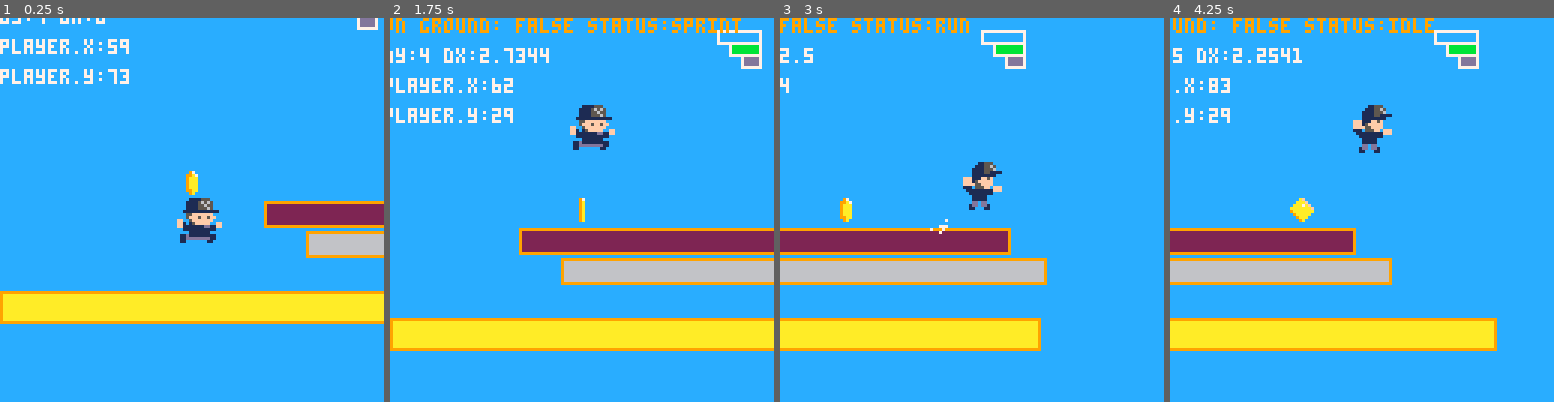
Above: before the commit, frames 1-4 (left to right).
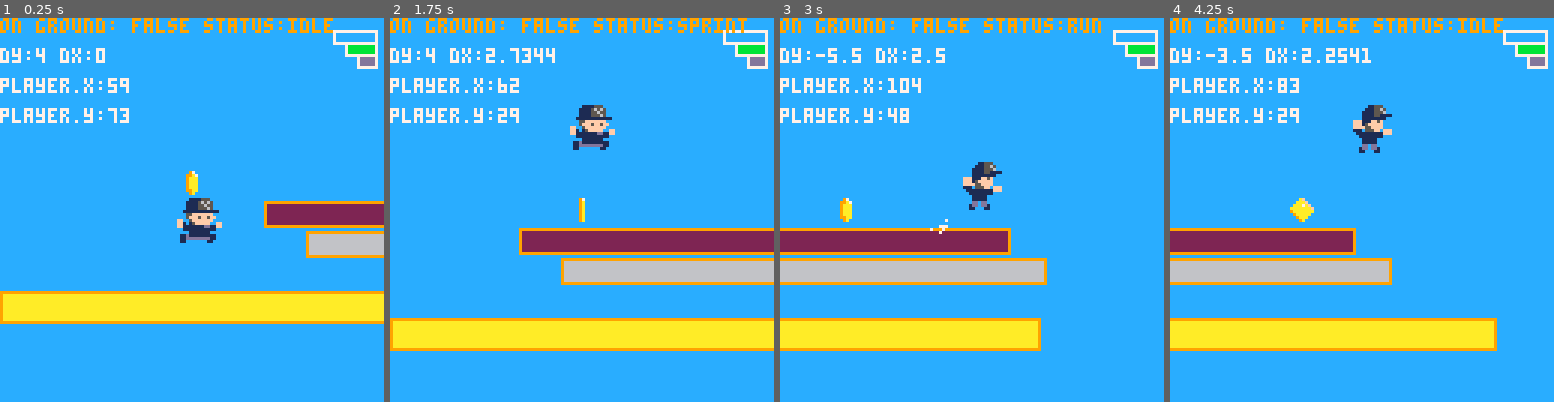
Above: after the commit, the same moments.

Repository: teamgantt/gantt-runner
Game: PICO-8 cartridge gantt-runner.p8
Same seed, same stepped clock (60 frames per second), same inputs: the game is played once before the commit and once after it.
Inputs:
- Up to frame 1 (0.25 s): no input
- Up to frame 2 (1.75 s): tap X (X key) at 0.33, 1.07 s; tap O (Z key) at 0.7, 1.7 s; hold Right from 1.6 s (still down)
- Up to frame 3 (3 s): tap X (X key) at 1.85, 2.97 s; release Right at 2.1 s; tap O (Z key) at 2.1, 2.5, 2.9 s; hold Right from 2.47 s (still down)
- Up to frame 4 (4.25 s): release Right at 3.03 s; hold Left 3.08-3.58 s; tap O (Z key) at 3.3, 3.7, 4.1 s; hold Right from 4.02 s (still down); tap X (X key) at 4.08 s

The runs differ from the first frame. In frame 1, 4.5% of the frame differs, in the area x 0-99%, y 0-28%; in frame 2, 3.6%; in frame 3, 4.3%; in frame 4, 5.4%.

Commit message:
improves debug placement

Diff:
--- a/gantt-runner.p8
+++ b/gantt-runner.p8
@@ -6,7 +6,7 @@
 
 function _init()
 	debug=true
-
+	cam={x=0,y=0}
 	i_player()
 	i_gantt()
 	i_milestone_anims()
@@ -27,15 +27,19 @@
 	camera_follow()
 	d_fx()
 	d_player()
-	spr(42, 110, 2, 2,2) --tg logo
+
+	local screen_top=cam.y+128/2
+	local screen_bottom=cam.y+128
+
+	spr(42, cam.x+110, cam.y+2, 2,2) --tg logo
 
 
 	--debug stuff
 	if (debug) then
-		print("on ground: "..tostr(player.on_platform)..' status:'..player.move, 0, 0, 9)
-		print("dy:"..tostr(player.dy)..' dx:'..tostr(player.dx),0,10,7)
-		print("player.x:"..flr(player.x), 0, 20, 7)
-		print("player.y:"..flr(player.y), 0, 30, 7)
+		print("on ground: "..tostr(player.on_platform)..' status:'..player.move, cam.x, cam.y, 9)
+		print("dy:"..tostr(player.dy)..' dx:'..tostr(player.dx),cam.x, cam.y+10,7)
+		print("player.x:"..flr(player.x), cam.x, cam.y+20, 7)
+		print("player.y:"..flr(player.y), cam.x, cam.y+30, 7)
 		-- print("bars: "..count(g.bars))
 	end
 
@@ -43,13 +47,13 @@
 end
 
 function camera_follow()
-	cam_x=player.x-60
- 	cam_y=player.y-60
-
-	cam_x=mid(0, cam_x, 896)
-	cam_y=mid(0, cam_y, 128)
-
-	camera(cam_x, cam_y)
+	cam.x=player.x-60
+ 	cam.y=player.y-60
+
+	cam.x=mid(0, cam.x, 896)
+	cam.y=mid(0, cam.y, 128)
+
+	camera(cam.x, cam.y)
 end
 
 -->8
@@ -306,7 +310,7 @@
 				end
 
 				p.on_platform=true
-				--player is op.x-=bar.speed
+				-- keep player on platform
 				if (bar.speed > 0) then
 					p.x-=bar.speed
 				end
Not shown, changed: gantt_runner_html/gantt_runner.js
